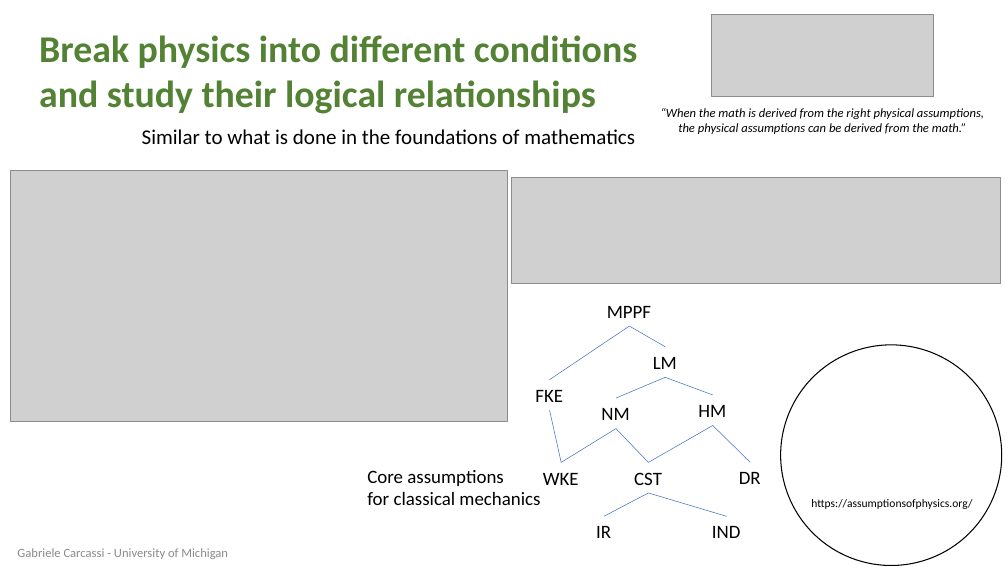
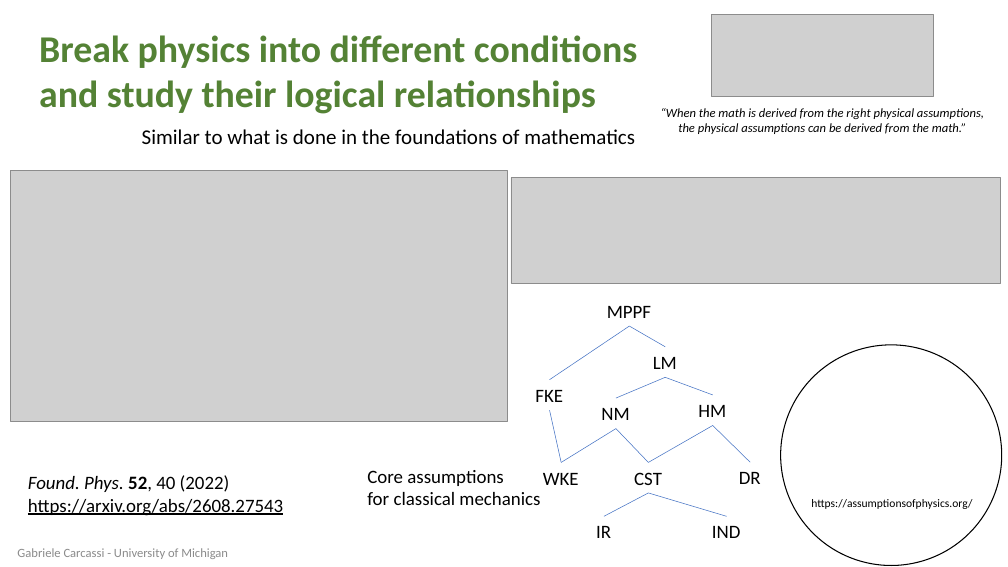
Before and after one commit to assumptionsofphysics/assumptionsofphysics.github.io, a slide deck: slide 4 of presentations/20260927-Harvard.pptx. Drawn at 1008x567 pixels with LibreOffice and Linux fonts; fonts in the diff are those of the drawing; grey boxes stand for pictures; background and template pictures are left out. Boxes give left, top, right and bottom in pixels: in the first picture for what was removed or moved away, otherwise in the second. Text is boxed around its words. In the diff, an @@ line names an element or a change of style, - is before the commit and + after.

```diff
--- a/presentations/20260927-Harvard.pptx
+++ b/presentations/20260927-Harvard.pptx
@@ text added at bbox=[28, 475, 283, 516], 18 pt, text #000000, underline @@
+Found. Phys. 52, 40 (2022)
+https://arxiv.org/abs/2608.27543
```
Also in this commit, not shown: 2 other slides changed.
